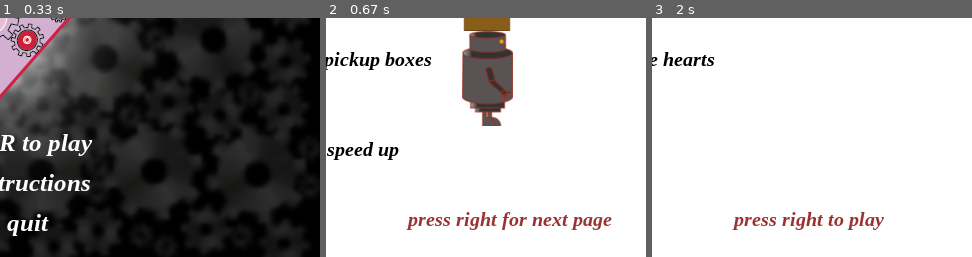
Above: before the commit, frames 1-3 (left to right).
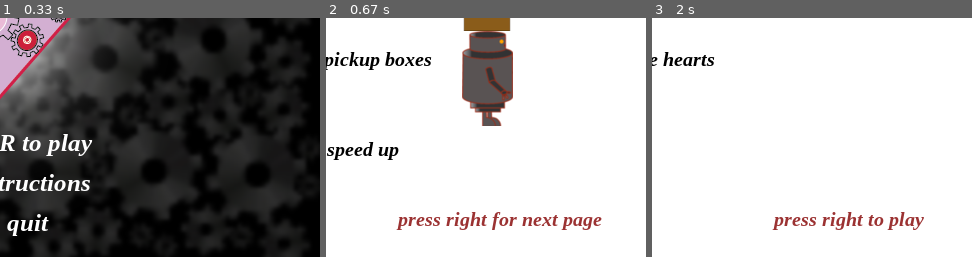
Above: after the commit, the same moments.

Repository: beatriceliang/RustyHeart
Game: pygame game, started from RustyHeart.py
Same seed, same stepped clock (60 frames per second), same inputs: the game is played once before the commit and once after it. The source is Python 2; it was converted automatically to run under Python 3.
Inputs:
- Up to frame 1 (0.33 s): no input
- Up to frame 2 (0.67 s): tap I at 0.33 s
- Up to frame 3 (2 s): hold Right 0.67-1.13 s; hold Left 1.17-1.63 s; hold Right from 1.67 s (still down)
The pictures show only the part of the screen within x 50-100%, y 50-100%; the shares and areas given below are measured in that part.

Frame 1 is identical in both runs. In frame 2, 2.0% of the frame differs, in the area x 21-90%, y 81-89%; in frame 3, 1.9%.

Commit message:
instructions

Diff:
--- a/RustyHeart.py
+++ b/RustyHeart.py
@@ -269,7 +269,7 @@
 				self.screen.blit(prevpg,(50,430))
 
 				nextpg = afont.render("press right for next page", True, (155,50,50))
-				self.screen.blit(nextpg,(400,430))
+				self.screen.blit(nextpg,(390,430))
 
 				for event in pygame.event.get():
 					if event.type == pygame.KEYDOWN:
@@ -311,7 +311,7 @@
 				self.screen.blit(prevpg,(50,430))
 
 				nextpg = afont.render("press right to play", True, (155,50,50))
-				self.screen.blit(nextpg,(400,430))
+				self.screen.blit(nextpg,(440,430))
 
 				for event in pygame.event.get():
 					if event.type == pygame.KEYDOWN:
